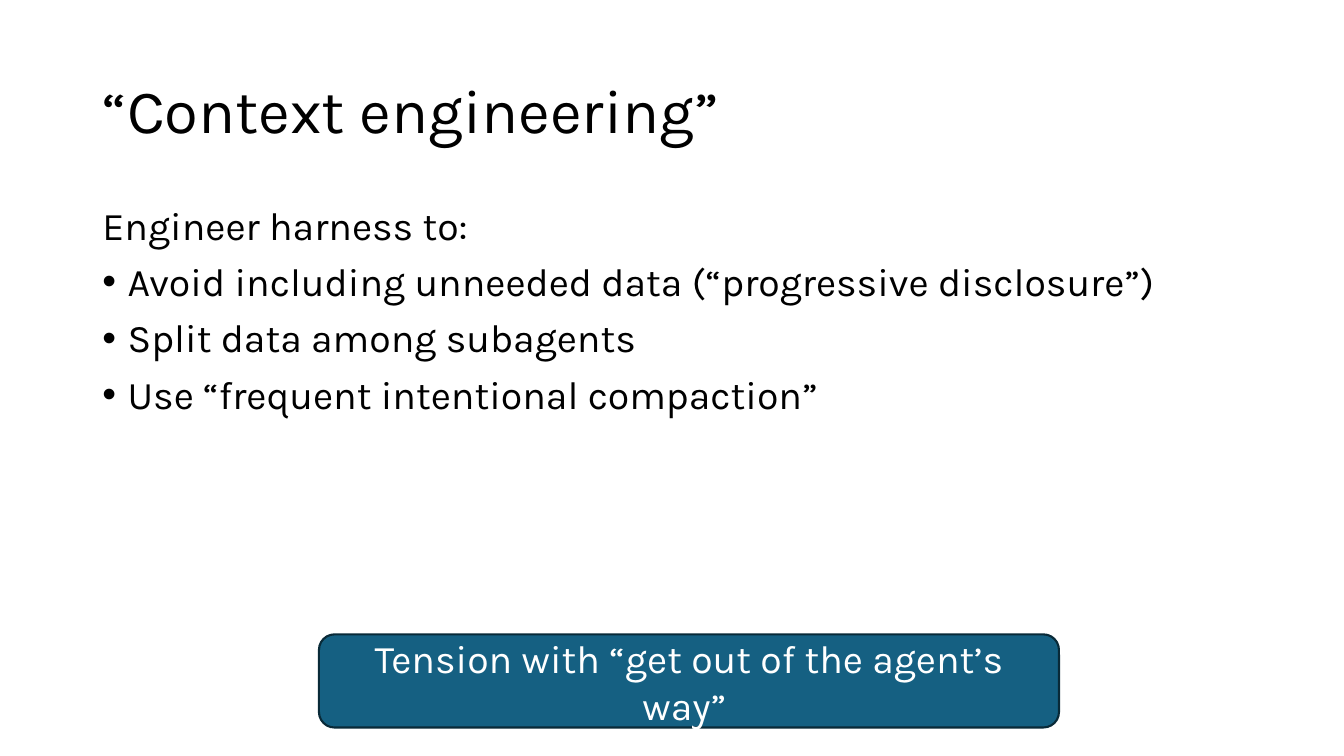
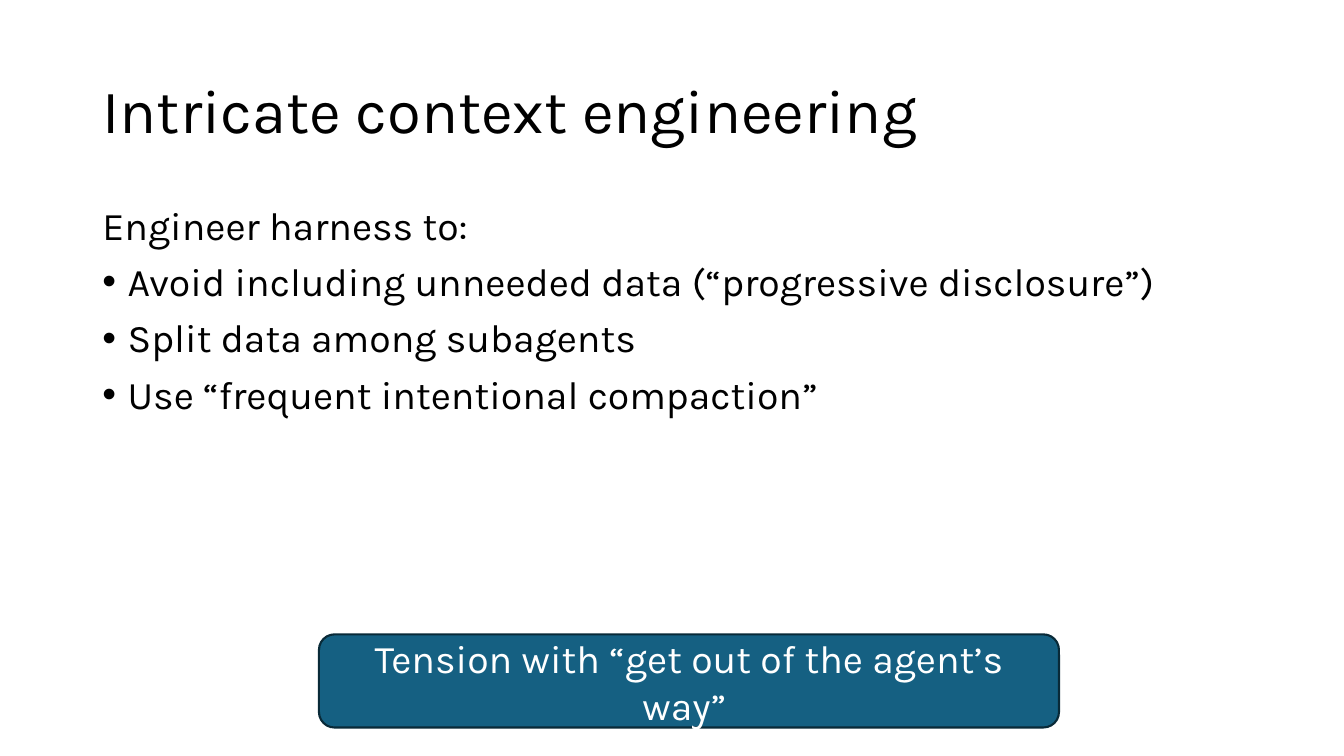
Before and after one commit to lukejoconnor/spell, a slide deck: slide 14 of writeup/spell-slides-030926.pptx (slide 12 before the commit). Drawn at 1344x756 pixels with LibreOffice and Linux fonts; fonts in the diff are those of the drawing. Boxes give left, top, right and bottom in pixels: in the first picture for what was removed or moved away, otherwise in the second. Text is boxed around its words. In the diff, an @@ line names an element or a change of style, - is before the commit and + after.

```diff
--- a/writeup/spell-slides-030926.pptx
+++ b/writeup/spell-slides-030926.pptx
@@ title at (102,90,917,148): text changed @@
-“Context engineering”
+Intricate context engineering
```
Also in this commit, not shown: 10 other slides changed, 24 slides added, 1 slide removed, 10 other files.
